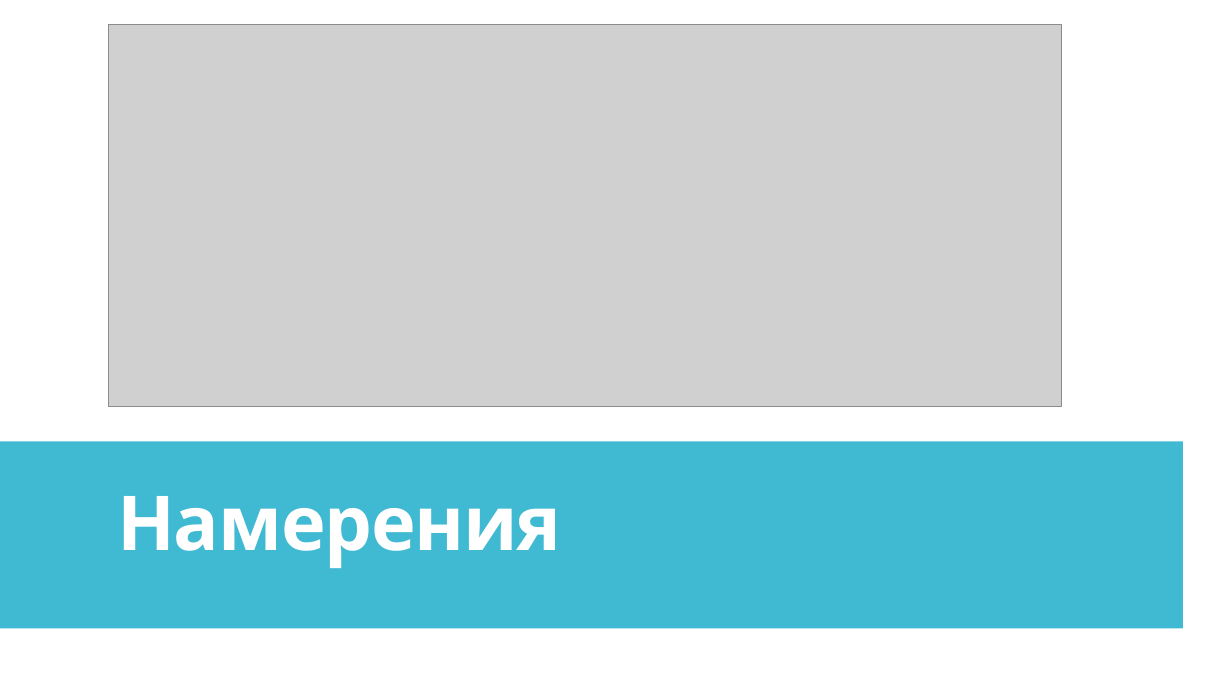
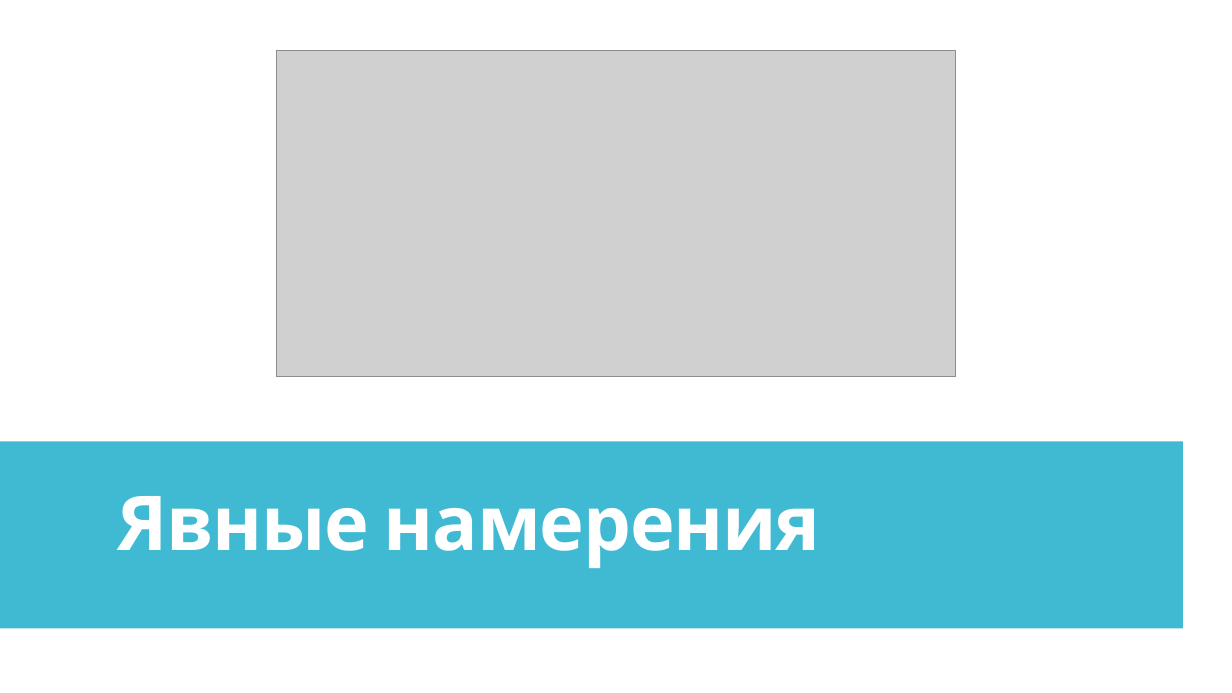
Before and after one commit to IriEfremova/LessonsCube, a slide deck: slide 7 of Android/Lesson15/ContextIntent.pptx (slide 3 before the commit). Drawn at 1232x693 pixels with LibreOffice and Linux fonts; fonts in the diff are those of the drawing; grey boxes stand for pictures. Boxes give left, top, right and bottom in pixels: in the first picture for what was removed or moved away, otherwise in the second. Text is boxed around its words. In the diff, an @@ line names an element or a change of style, - is before the commit and + after.

```diff
--- a/Android/Lesson15/ContextIntent.pptx
+++ b/Android/Lesson15/ContextIntent.pptx
@@ picture: place and size @@
-picture at (108,24,1061,407)
+picture at (276,51,956,377)
@@ title at (117,496,821,568): text changed @@
-Намерения
+Явные намерения
```
Also in this commit, not shown: 5 other slides changed, 10 slides added, 5 slides removed.
